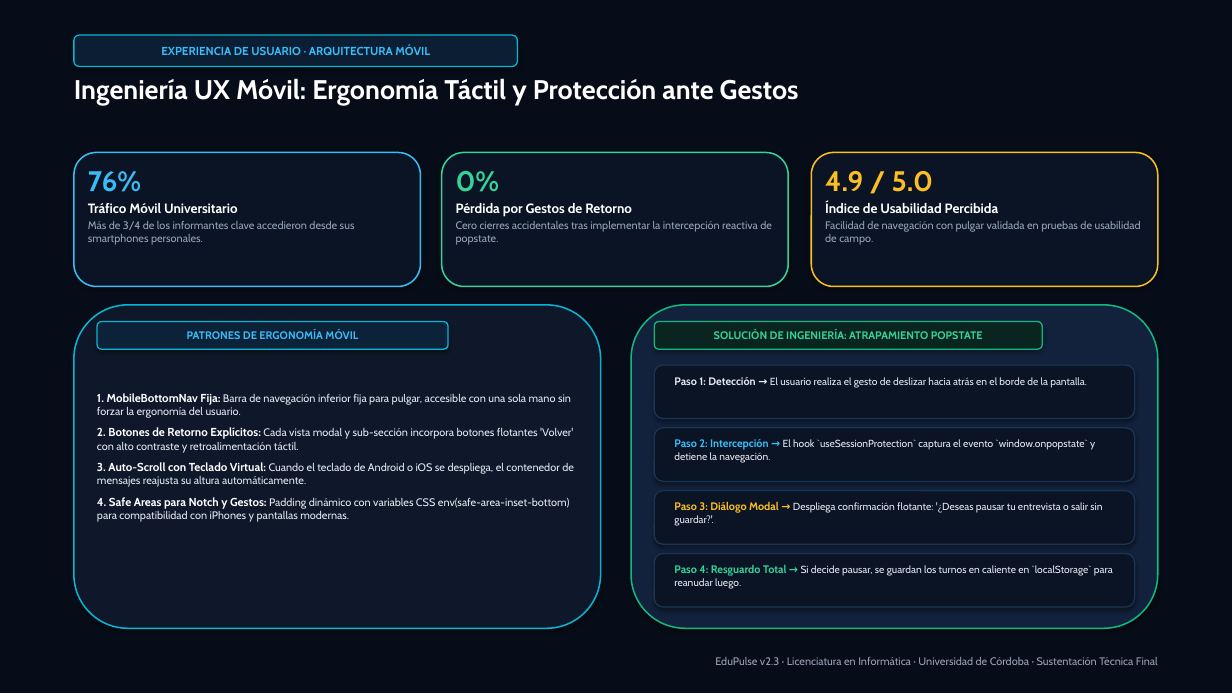
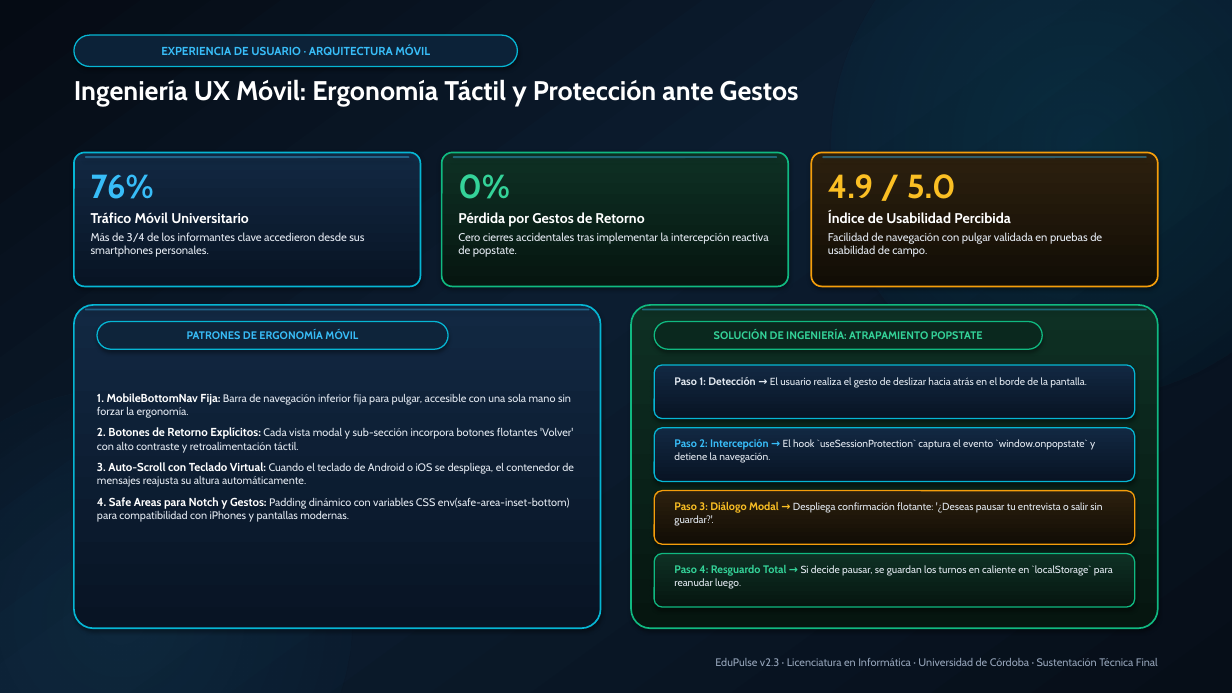
Before and after one commit to JoseDanielDurango/EduPulse, a slide deck: slide 5 of documentation/resources/EduPulse_Development_and_Design_Final.pptx. Drawn at 1232x693 pixels with LibreOffice and Linux fonts; fonts in the diff are those of the drawing. Boxes give left, top, right and bottom in pixels: in the first picture for what was removed or moved away, otherwise in the second. Text is boxed around its words. In the diff, an @@ line names an element or a change of style, - is before the commit and + after.

Commit message:
style: elevate presentation design with unified soft rounded edges, Frutiger Aero gradients and polished typography

```diff
--- a/documentation/resources/EduPulse_Development_and_Design_Final.pptx
+++ b/documentation/resources/EduPulse_Development_and_Design_Final.pptx
@@ rectangle at (0,0,1232,693): fill #070D18 to gradient #050B14 to #0C1D30 to #060E18; outline #070D18 0.75 pt to none @@
@@ ellipse added at (832,0,1232,397), fill gradient #06B6D4 @@
@@ rounded rectangle "EXPERIENCIA DE USUARIO · ARQUITECTURA ..." at (74,35,518,67): fill #0C1E34 to #0C2238; proportions changed @@
@@ rounded rectangle at (74,152,421,287): fill #0B1424 to gradient #122842 to #081424; outline #38BDF8 1.2 pt to #06B6D4 1.3 pt; proportions changed @@
@@ rounded rectangle added at (85,156,409,158), fill #38BDF8 at 40% opacity @@
@@ text "76%" at (91,174,364,257): size 22 to 26 pt in "76%"; size 10.5 to 11 pt in "Tráfico Móvil Universitario"; size 8.5 to 8.8 pt, text colour #94A3B8 to #E2E8F0 in "Más de 3/4 de los informantes clave ..."; more space between paragraphs @@
@@ rounded rectangle at (442,152,788,287): fill #0B1424 to gradient #0E3024 to #061610; outline #34D399 1.2 pt to #10B981 1.3 pt; proportions changed @@
@@ rounded rectangle added at (453,156,777,158), fill #38BDF8 at 40% opacity @@
@@ text "0%" at (458,174,769,257): size 22 to 26 pt in "0%"; size 10.5 to 11 pt in "Pérdida por Gestos de Retorno"; size 8.5 to 8.8 pt, text colour #94A3B8 to #E2E8F0 in "Cero cierres accidentales tras implementar la intercepción ..."; more space between paragraphs @@
@@ rounded rectangle at (811,152,1158,287): fill #0B1424 to gradient #2C200E to #120D05; outline #FBBF24 1.2 pt to #F59E0B 1.3 pt; proportions changed @@
@@ rounded rectangle added at (823,156,1147,158), fill #38BDF8 at 40% opacity @@
@@ text "4.9 / 5.0" at (828,174,1102,257): size 22 to 26 pt in "4.9 / 5.0"; size 10.5 to 11 pt in "Índice de Usabilidad Percibida"; size 8.5 to 8.8 pt, text colour #94A3B8 to #E2E8F0 in "Facilidad de navegación con pulgar validada en ..."; more space between paragraphs @@
@@ rounded rectangle at (74,305,601,628): fill #0E182A to gradient #122842 to #081424; outline #06B6D4 1.2 pt to #06B6D4 1.3 pt; proportions changed @@
@@ rounded rectangle added at (85,309,590,311), fill #38BDF8 at 40% opacity @@
@@ rounded rectangle "PATRONES DE ERGONOMÍA MÓVIL" at (97,322,448,349): fill #0C2238 to #0E243A; proportions changed @@
@@ rounded rectangle at (631,305,1158,628): fill #13223C to gradient #0E3024 to #061610; outline #10B981 1.2 pt to #10B981 1.3 pt; proportions changed @@
@@ rounded rectangle added at (642,309,1147,311), fill #38BDF8 at 40% opacity @@
@@ rounded rectangle "SOLUCIÓN DE INGENIERÍA: ATRAPAMIENTO POPSTATE" at (654,322,1043,349): fill #0A2420 to #0A281E; proportions changed @@
@@ ellipse added at (0,388,351,693), fill gradient #38BDF8 @@
@@ rounded rectangle at (654,365,1135,419): fill #0B1424 to gradient #122842 to #081424; outline #1C3454 1 pt to #06B6D4 1 pt; proportions changed @@
@@ text at (97,393,571,418): text changed @@
-1. MobileBottomNav Fija: Barra de navegación inferior fija para pulgar, accesible con una sola mano sin forzar la ergonomía del usuario.
+1. MobileBottomNav Fija: Barra de navegación inferior fija para pulgar, accesible con una sola mano sin forzar la ergonomía.
@@ rounded rectangle at (654,428,1135,482): fill #0B1424 to gradient #122842 to #081424; outline #1C3454 1 pt to #06B6D4 1 pt; proportions changed @@
@@ rounded rectangle at (654,491,1135,544): fill #0B1424 to gradient #2C200E to #120D05; outline #1C3454 1 pt to #F59E0B 1 pt; proportions changed @@
@@ rounded rectangle at (654,554,1135,607): fill #0B1424 to gradient #0E3024 to #061610; outline #1C3454 1 pt to #10B981 1 pt; proportions changed @@
```
Also in this commit, not shown: 13 other slides changed, 2 other files.
